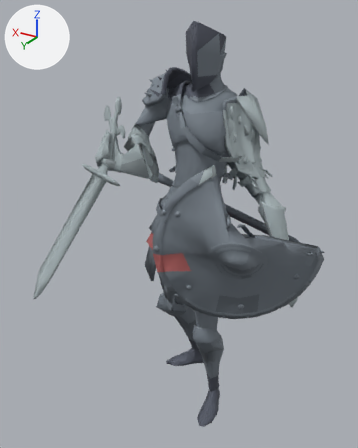
The glTF model assets/models/greenwood/H03.glb: old version first, new version second.
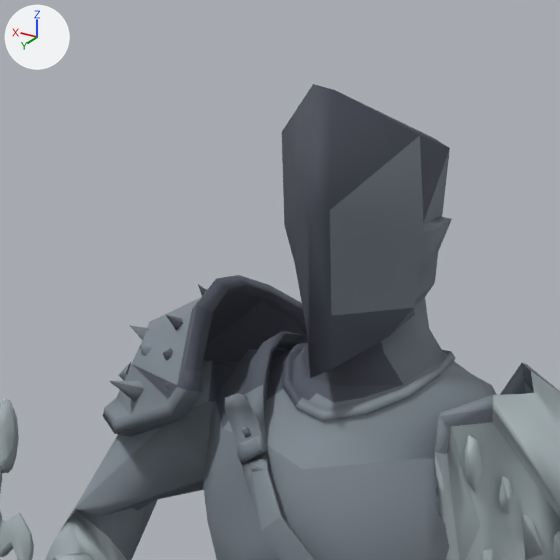
Old and new are each drawn whole from a 50 mm lens placed at (-1.054, 1.48, 1.833), pointed at (-0.094, -0.12, 1.034) and again close up on the part from 33% to 71% of the width and 0% to 30% of the height. Lighting does not change. The marker at upper left points along +X, +Y and +Z. The last two pictures show the newer version. Vertices at exactly the same position are counted once.

The scene before the commit, as lines of its bpy script (objects in view):
```python
me_d7e0b957_ebbc_46dd_a23c_d8e2318d45e7 = bpy.data.meshes.new('d7e0b957_ebbc_46dd_a23c_d8e2318d45e7')
me_d7e0b957_ebbc_46dd_a23c_d8e2318d45e7.from_pydata(...)  # 3497 vertices, 6297 faces; spans x -0.64..0.33, y -0.54..0.36, z 0.0..1.8
me_d7e0b957_ebbc_46dd_a23c_d8e2318d45e7.materials.append(mat_ink_h03)
ob_smart_h03 = bpy.data.objects.new('Smart_H03', me_d7e0b957_ebbc_46dd_a23c_d8e2318d45e7)
ob_smart_h03.location = (0.0, 0.0, 0.0)
```
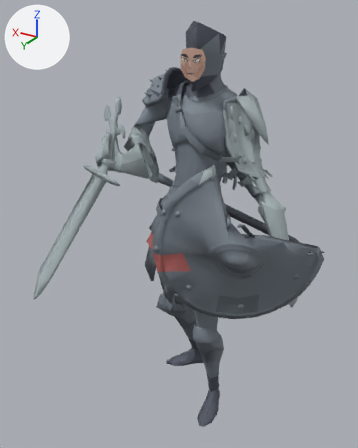
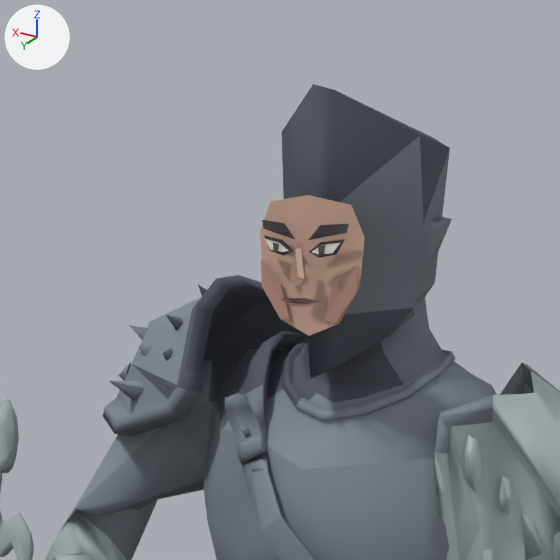
The change, as a list of edits to the scene's bpy script:
```text
Add mat_faceink_h03:
    mat_faceink_h03 = bpy.data.materials.new('FaceInk_H03')
    mat_faceink_h03.use_nodes = True; mat_faceink_h03.node_tree.nodes.clear()
    _N = mat_faceink_h03.node_tree.nodes; _L = mat_faceink_h03.node_tree.links
    n0 = _N.new('ShaderNodeBsdfPrincipled'); n0.name = 'Principled BSDF'
    n0.inputs[2].default_value = 0.76  # 'Roughness'
    n1 = _N.new('ShaderNodeOutputMaterial'); n1.name = 'Material Output'
    n2 = _N.new('ShaderNodeVertexColor'); n2.name = 'Color Attribute'
    _L.new(n0.outputs[0], n1.inputs[0])  # 'BSDF' to 'Surface'
    _L.new(n2.outputs[0], n0.inputs[0])  # 'Color' to 'Base Color'
Change me_d7e0b957_ebbc_46dd_a23c_d8e2318d45e7:
    used by ob_smart_h03; location = (0.0, 0.0, 0.0)
    remove me_d7e0b957_ebbc_46dd_a23c_d8e2318d45e7.from_pydata(...)  # 3497 vertices, 6297 faces; spans x -0.64..0.33, y -0.54..0.36, z 0.0..1.8
    add me_d7e0b957_ebbc_46dd_a23c_d8e2318d45e7.from_pydata(...)  # 3575 vertices, 6345 faces; spans x -0.64..0.33, y -0.54..0.36, z 0.0..1.8
    me_d7e0b957_ebbc_46dd_a23c_d8e2318d45e7 part 1
    78 vertices are added at x -0.14..-0.02, y -0.25..-0.22, z 1.58..1.71
    48 new faces join them, mat_faceink_h03
    add me_d7e0b957_ebbc_46dd_a23c_d8e2318d45e7.materials.append(mat_faceink_h03)
```

What differs and where, as boxes [x1, y1, x2, y2] in the close-ups (560 x 560 px):
part 1 of me_d7e0b957_ebbc_46dd_a23c_d8e2318d45e7, added (beige): after [260, 195, 365, 336]
